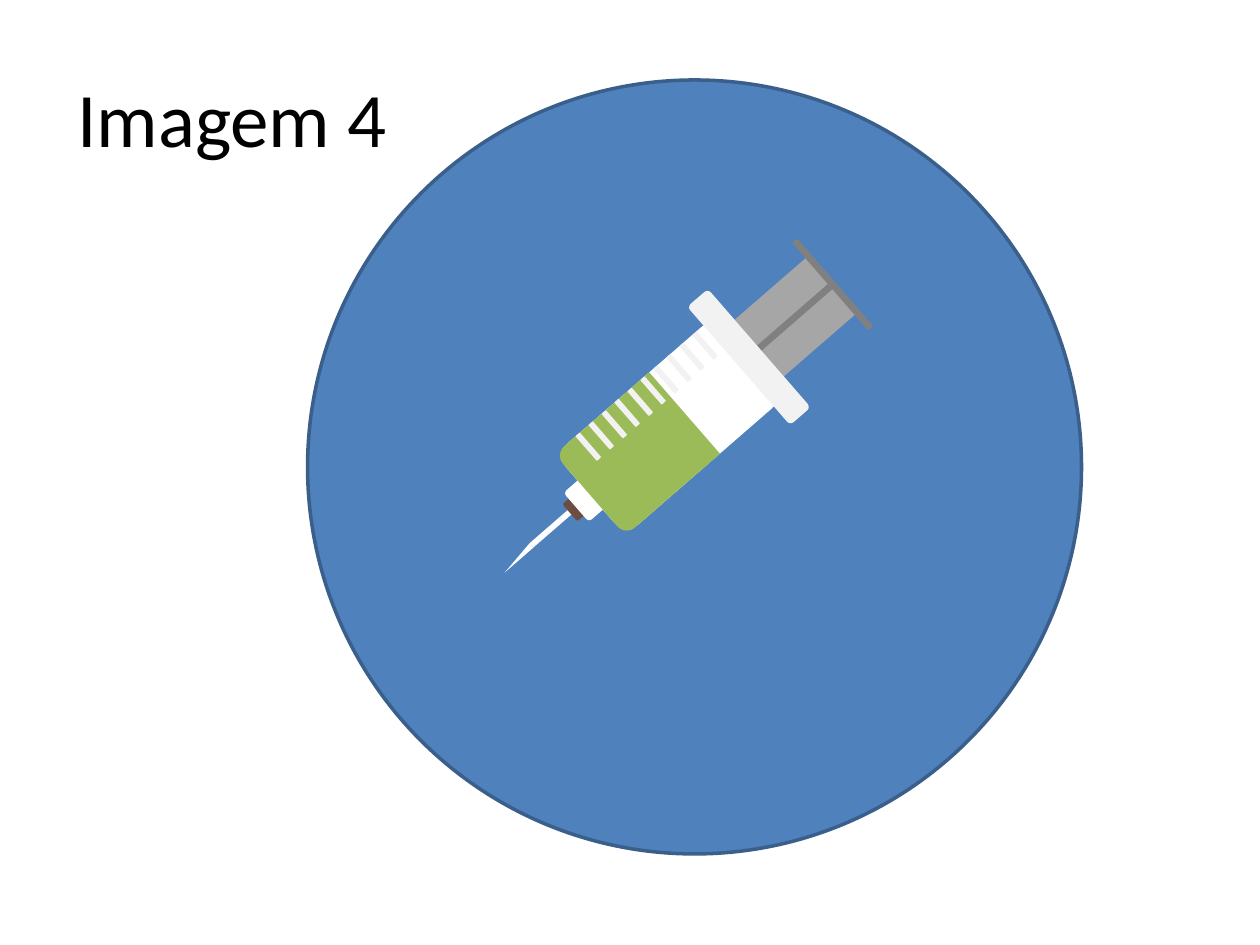
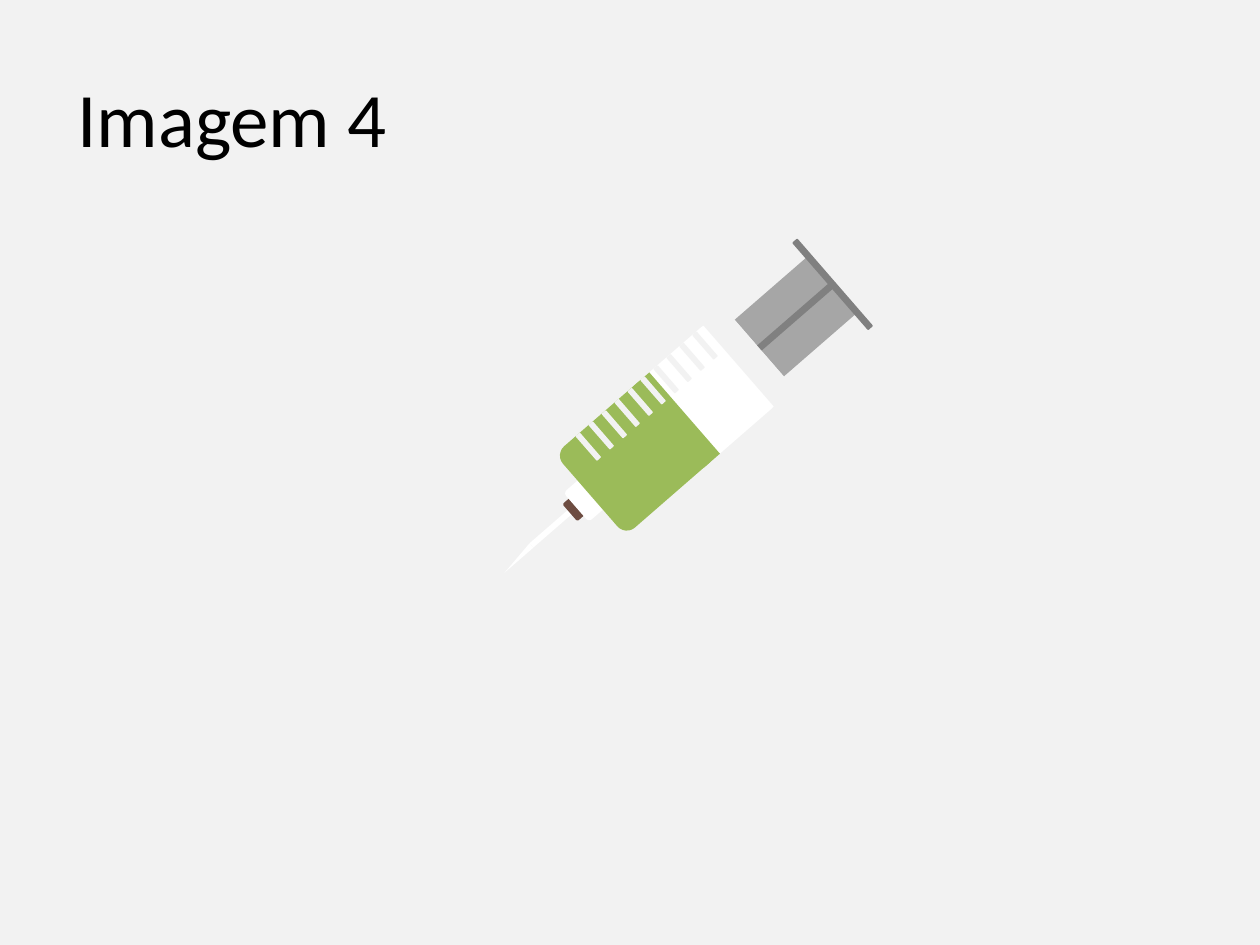
Before and after one commit to gustavogitzel/Discussex, a slide deck: slide 4 of Rascunhos/Imagens PrevContracep.pptx. Drawn at 1260x945 pixels with LibreOffice and Linux fonts; fonts in the diff are those of the drawing. Boxes give left, top, right and bottom in pixels: in the first picture for what was removed or moved away, otherwise in the second. Text is boxed around its words. In the diff, an @@ line names an element or a change of style, - is before the commit and + after.

```diff
--- a/Rascunhos/Imagens PrevContracep.pptx
+++ b/Rascunhos/Imagens PrevContracep.pptx
@@ background #FFFFFF to #F2F2F2 @@
@@ ellipse removed at box(307, 79, 1081, 853) @@
```
Also in this commit, not shown: 5 other slides changed, 12 slides added.
